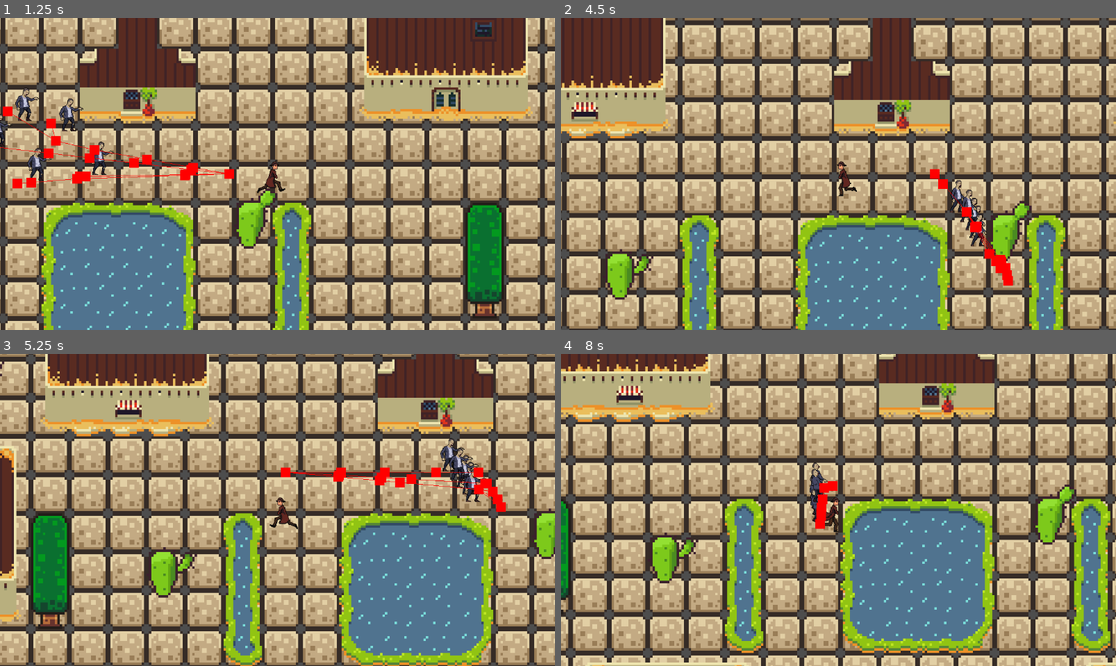
Above: before the commit, frames 1-4 (two rows, left to right).
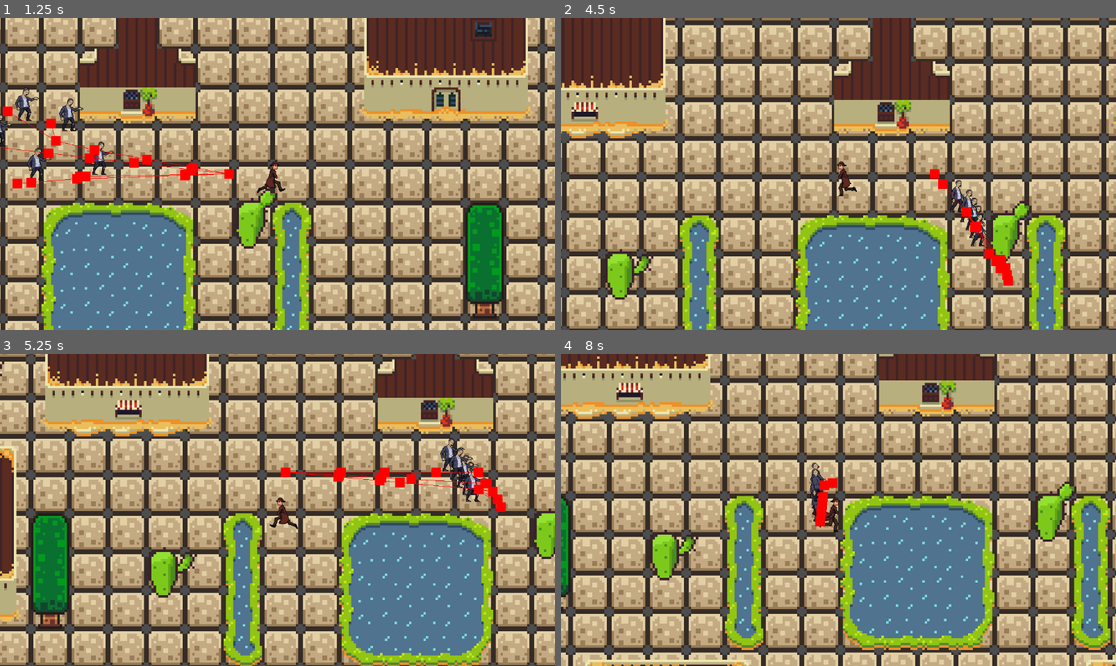
Above: after the commit, the same moments.

Repository: shauryaexe1/Zombie-Wars-
Game: Godot game, scene res://Scenes/main_game.tscn
Two runs of this game, one before a commit and one after it. Both use one fixed random seed, a clock stepped at 60 frames per second and the inputs below.
Inputs:
- Up to frame 1 (1.25 s): tap Enter at 0.5 s; hold Right (ui_right) from 0.53 s (still down)
- Up to frame 2 (4.5 s): release Right (ui_right) at 1.28 s; hold Down (ui_down) 1.28-2.03 s; hold Right (ui_right) 2.03-2.78 s; hold Up (ui_up) 2.78-3.53 s; hold Left (ui_left) from 3.53 s (still down)
- Up to frame 3 (5.25 s): release Left (ui_left) at 5.03 s; hold Down (ui_down) from 5.03 s (still down)
- Up to frame 4 (8 s): release Down (ui_down) at 5.78 s; hold Right (ui_right) 5.78-6.53 s; hold Up (ui_up) 6.53-7.28 s; hold Right (ui_right) from 7.28 s (still down)

Frame 1 is identical in both runs. In frame 2, less than 0.1% of the frame differs, in the area x 49-79%, y 49-76%; in frame 3, less than 0.1%; in frame 4, 35%, in the area x 0-100%, y 0-100%.

Commit message:
working on bullet and shooting mechanism
today i came back from a week's break and worked on the bullet and gun mechanism. i have decided that within the game now i will be making the player to shoot the gun automatically rather than when clicking. i will work on this in sometime.

Diff:
--- /dev/null
+++ b/Scenes/bullet.gd
@@ -0,0 +1,19 @@
+extends Area2D
+
+var travelled_distance = 0
+
+func _physics_process(delta):
+	const SPEED = 1000
+	const RANGE = 1200
+	var direction = Vector2.RIGHT.rotated(rotation)
+	position += direction * SPEED * delta
+
+	travelled_distance += SPEED * delta
+	if travelled_distance > RANGE:
+		queue_free()
+
+
+func _on_body_entered(body: Node2D) -> void:
+	queue_free()
+	if body.has_method("take_damage"):
+		body.take_damage()
--- a/Scenes/bullet.tscn
+++ b/Scenes/bullet.tscn
@@ -1,8 +1,25 @@
 [gd_scene format=3 uid="uid://d08oqy6k4rkjv"]
 
+[ext_resource type="Script" uid="uid://bjdt6038igveb" path="res://Scenes/bullet.gd" id="1_oduel"]
+[ext_resource type="Texture2D" uid="uid://bsth7kochv6sb" path="res://Assests/bullet.png" id="2_ycag2"]
+
 [sub_resource type="CircleShape2D" id="CircleShape2D_4mw4s"]
+radius = 2.2360682
 
 [node name="Bullet" type="Area2D" unique_id=200049140]
+rotation = -0.0078064203
+collision_layer = 0
+collision_mask = 3
+script = ExtResource("1_oduel")
+
+[node name="Bullet" type="Sprite2D" parent="." unique_id=1948303937]
+position = Vector2(-2.0467777, 5.9842052)
+scale = Vector2(0.06234931, 0.06302487)
+texture = ExtResource("2_ycag2")
 
 [node name="CollisionShape2D" type="CollisionShape2D" parent="." unique_id=1233461162]
+position = Vector2(-3.9764605, -3.0311332)
+rotation = 1.061401
 shape = SubResource("CircleShape2D_4mw4s")
+
+[connection signal="body_entered" from="." to="." method="_on_body_entered"]
--- a/Scenes/main_game.tscn
+++ b/Scenes/main_game.tscn
@@ -1,6 +1,7 @@
 [gd_scene format=4 uid="uid://dcxlrntu0emya"]
 
 [ext_resource type="PackedScene" uid="uid://ccke6ntfyfipo" path="res://Scenes/player.tscn" id="1_l756w"]
+[ext_resource type="PackedScene" uid="uid://da5isopfggawu" path="res://gun.tscn" id="2_bb2iq"]
 [ext_resource type="PackedScene" uid="uid://cwj0lom2svwqg" path="res://Scenes/zombie.tscn" id="2_mgc0q"]
 [ext_resource type="Texture2D" uid="uid://bn3k3c30rnvld" path="res://Assests/desertdoodles.png" id="2_pu3va"]
 [ext_resource type="Texture2D" uid="uid://bi7krufgnhklm" path="res://Assests/brackeys_platformer_assets/sprites/world_tileset.png" id="3_0e3vx"]
@@ -661,11 +662,14 @@
 
 [node name="Main Game" type="Node2D" unique_id=746782480]
 
-[node name="Player" parent="." unique_id=327069013 instance=ExtResource("1_l756w")]
+[node name="Player" parent="." unique_id=871630980 instance=ExtResource("1_l756w")]
 position = Vector2(26, 100)
 
 [node name="Camera2D2" type="Camera2D" parent="Player" unique_id=2143763459]
 position = Vector2(38, -1)
+
+[node name="Gun2" parent="Player" unique_id=1484658533 instance=ExtResource("2_bb2iq")]
+collision_layer = 4
 
 [node name="NavigationRegion2D" type="NavigationRegion2D" parent="." unique_id=1933549553]
 navigation_polygon = SubResource("NavigationPolygon_mgc0q")
--- a/gun.gd
+++ b/gun.gd
@@ -6,3 +6,10 @@
 	if enemies_in_range.size() > 0:
 		var target_enemy = enemies_in_range.front()
 		look_at(target_enemy.global_position)
+
+
+func shoot():
+	const BULLET = preload("res://Scenes/bullet.tscn")
+	var new_bullet = BULLET .instantiate()
+	new_bullet.global_position = %ShootingPoint.global_position
+	%ShootingPoint.add_child(new_bullet)
--- a/gun.tscn
+++ b/gun.tscn
@@ -2,6 +2,7 @@
 
 [ext_resource type="Script" uid="uid://bnavo4cwp6x27" path="res://gun.gd" id="1_dk5gl"]
 [ext_resource type="Texture2D" uid="uid://b0wguf5oox68f" path="res://Assests/Shotgun FREE/shotgun1-Sheet.png" id="1_vk1bi"]
+[ext_resource type="PackedScene" uid="uid://d08oqy6k4rkjv" path="res://Scenes/bullet.tscn" id="3_kw0bs"]
 
 [sub_resource type="CircleShape2D" id="CircleShape2D_dk5gl"]
 radius = 17.0
@@ -22,8 +23,8 @@
 }]
 
 [node name="Gun" type="Area2D" unique_id=1484658533]
-collision_layer = 0
-collision_mask = 4
+collision_layer = 2
+collision_mask = 3
 script = ExtResource("1_dk5gl")
 
 [node name="CollisionShape2D" type="CollisionShape2D" parent="." unique_id=2003941940]
@@ -32,10 +33,14 @@
 [node name="WeaponPivot" type="Marker2D" parent="." unique_id=335028395]
 
 [node name="Shotgun" type="AnimatedSprite2D" parent="WeaponPivot" unique_id=1385587619]
-position = Vector2(1.000001, -1)
+position = Vector2(2, -1)
 scale = Vector2(0.13999999, 0.14)
 sprite_frames = SubResource("SpriteFrames_8iju2")
 animation = &"Gun"
 
 [node name="Shooting Point" type="Marker2D" parent="WeaponPivot/Shotgun" unique_id=50525463]
+unique_name_in_owner = true
 position = Vector2(7.142854, 0)
+
+[node name="Bullet" parent="WeaponPivot/Shotgun/Shooting Point" unique_id=200049140 instance=ExtResource("3_kw0bs")]
+position = Vector2(14.285719, -9.536743e-07)
Binary file added: Assests/bullet.png
Not shown, added: Assests/bullet.png.import
Not shown, added: Scenes/bullet.gd.uid
